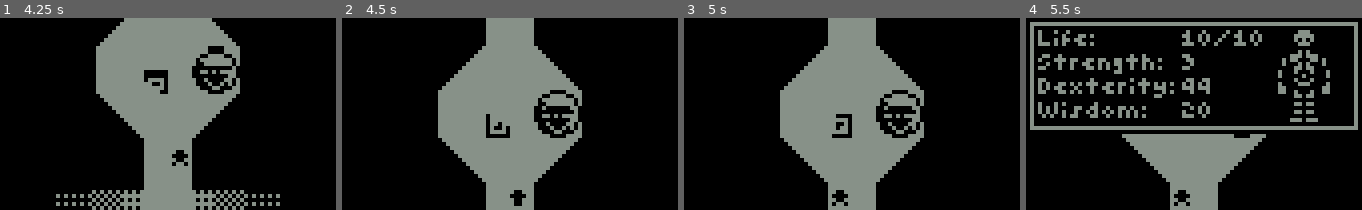
Above: before the commit, frames 1-4 (left to right).
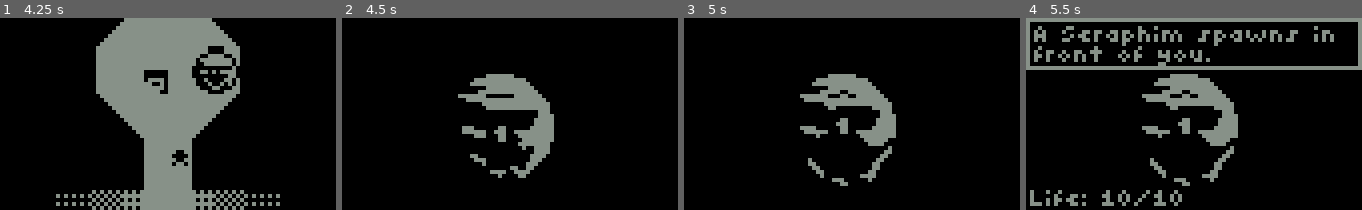
Above: after the commit, the same moments.

Repository: kiwijuice56/nokia-3310-rpg
Game: Godot game, scene res://main/main.tscn
Two runs of this game, one before a commit and one after it. Both use one fixed random seed, a clock stepped at 60 frames per second and the inputs below.
Inputs:
- Up to frame 1 (4.25 s): tap Enter (ui_accept) at 0.5, 0.77, 1.25, 1.52, 3.02, 3.77 s; hold Right (ui_right) 0.53-1.28 s; hold V (item) 0.53-1.28 s; tap C (stats) at 0.8, 1.35 s; hold X (back) 1.28-2.03 s; tap V (item) at 1.55, 2.85 s; hold Right (ui_right) 2.03-2.78 s; hold C (stats) 2.03-2.78 s; tap Z (accept) at 2.1, 2.75 s; hold Up (ui_up) 2.78-3.53 s; hold Left (ui_left) from 3.53 s (still down); hold C (stats) from 3.53 s (still down)
- Up to frame 2 (4.5 s): keep holding Left (ui_left); release C (stats) at 4.28 s; tap V (item) at 4.35 s
- Up to frame 3 (5 s): keep holding Left (ui_left); tap Enter (ui_accept) at 4.52 s
- Up to frame 4 (5.5 s): release Left (ui_left) at 5.03 s; hold X (back) from 5.03 s (still down); hold C (stats) from 5.03 s (still down)

Frame 1 is identical in both runs. In frame 2, 21% of the frame differs, in the area x 28-72%, y 0-100%; in frame 3, 21%; in frame 4, 31%, in the area x 0-100%, y 0-100%.

Commit message:
Added run and soma option

Diff:
--- a/main/audio/audio_manager.gd
+++ b/main/audio/audio_manager.gd
@@ -13,7 +13,6 @@
 	sounds["mundane_mystery"] = preload("res://main/audio/music/mundane_mystery.wav")
 	sounds["haunt"] = preload("res://main/audio/music/haunt.wav")
 	sounds["great_fight"] = preload("res://main/audio/music/great_fight.wav")
-	sounds["battle"] = preload("res://main/audio/music/battle.wav")
 	sounds["item"] = preload("res://main/audio/music/item.wav")
 	sounds["hit4"] = preload("res://main/audio/sfx/hit4.wav")
 	sounds["ring"] = preload("res://main/audio/sfx/ring.wav")
@@ -21,6 +20,7 @@
 	sounds["attack"] = preload("res://main/audio/sfx/attack.wav")
 	sounds["bomb"] = preload("res://main/audio/sfx/bomb.wav")
 	sounds["win"] = preload("res://main/audio/sfx/win.wav")
+	sounds["run"] = preload("res://main/audio/sfx/run.wav")
 
 	loaded = true
 
--- a/main/dungeon/player/player.gd
+++ b/main/dungeon/player/player.gd
@@ -15,8 +15,8 @@
 	"ui_down": Vector2(0, 1),
 }
 
-@export var encounter_chance: float = 0.03
-@export var encounter_grace: int = 28
+@export var encounter_chance: float = 0.83
+@export var encounter_grace: int = 0
 var steps: int = 0
 
 func check_stats() -> void:
--- a/main/fight/fight_manager.gd
+++ b/main/fight/fight_manager.gd
@@ -45,6 +45,9 @@
 	update_info()
 	Ref.player.can_move = false
 	var encounter: Enemy = encounters[Ref.dungeon.get_difficulty()].pick_random()
+	if encounter == null:
+		Ref.player.can_move = true
+		return
 	%FightMenu/VBoxContainer.visible = false
 	%FightMenu.visible = true
 	%EnemySprite.visible = true
@@ -64,6 +67,8 @@
 
 	timer = get_tree().create_timer(3.0)
 	await timer.timeout
+
+	var ran: bool = false
 
 	encounter = encounter.duplicate()
 	while encounter.life > 0 and Status.player_stats.life > 0:
@@ -85,12 +90,29 @@
 			await %EnemySprite/AnimationPlayer.animation_finished
 			timer = get_tree().create_timer(0.6)
 			await timer.timeout
-		if index == 1:
-			pass
-		if index == 2 and Status.player_stats.items["Soma"] > 0:
+		elif index == 1:
+			%InfoLabel.text = "You try to run away..."
+			AudioManager.play_sound("run", 2)
+			timer = get_tree().create_timer(1.2)
+			await timer.timeout
+
+			ran = randf() < (0.3 + Status.player_stats.dexterity / 16.0)
+			if not ran:
+				%InfoLabel.text = "... but you were too slow!"
+				AudioManager.play_sound("negative1", 2)
+				timer = get_tree().create_timer(1.5)
+				await timer.timeout
+			else:
+				break
+		elif index == 2 and Status.player_stats.items["Soma"] > 0:
 			Status.player_stats.items["Soma"] -= 1
-			pass
-		if index == 3 and Status.player_stats.items["Bomb"] > 0:
+			Status.player_stats.life = Status.player_stats.max_life
+			update_info()
+			%InfoLabel.text = "You fully recovered!"
+			AudioManager.play_sound("heal", 2)
+			timer = get_tree().create_timer(1.2)
+			await timer.timeout
+		elif index == 3 and Status.player_stats.items["Bomb"] > 0:
 			Status.player_stats.items["Bomb"] -= 1
 			encounter.life -= Status.player_stats.strength * 2
 			%InfoLabel.text = "You threw a bomb and deal %d damage!" % (Status.player_stats.strength * 2)
@@ -104,8 +126,12 @@
 			await %EnemySprite/AnimationPlayer.animation_finished
 			timer = get_tree().create_timer(0.6)
 			await timer.timeout
+		else:
 
-		if encounter.life <= 0:
+			AudioManager.play_sound("bump", 0)
+			continue
+
+		if encounter.life <= 0 or ran:
 			break
 
 		%InfoLabel.visible = true
@@ -124,17 +150,17 @@
 		%EnemySprite.visible = false
 
 	#AudioManager.stop_sound("battle")
-	%InfoLabel.text = "The creature stopped breathing!"
+	%InfoLabel.text = "... and you succeed!" if ran else "The creature stopped breathing!"
 	AudioManager.play_sound("win", 4)
 
 	timer = get_tree().create_timer(1.5)
 	await timer.timeout
 
-	%InfoLabel.text = "In its corpse, you find %d %s" % [encounter.drop_count, encounter.drop]
-	timer = get_tree().create_timer(1.5)
-	await timer.timeout
-
-	Status.player_stats.items[encounter.drop] += encounter.drop_count
+	if not ran:
+		%InfoLabel.text = "In its corpse, you find %d %s" % [encounter.drop_count, encounter.drop]
+		timer = get_tree().create_timer(1.5)
+		await timer.timeout
+		Status.player_stats.items[encounter.drop] += encounter.drop_count
 
 	%FightMenu.visible = false
 	Ref.player.can_move = true
--- a/main/main.tscn
+++ b/main/main.tscn
@@ -111,7 +111,7 @@
 "times": PackedFloat32Array(0, 0.6),
 "transitions": PackedFloat32Array(1, 1),
 "update": 1,
-"values": [1, 0]
+"values": [2, 0]
 }
 
 [sub_resource type="Animation" id="Animation_i4esw"]
@@ -139,7 +139,7 @@
 "times": PackedFloat32Array(0, 0.6),
 "transitions": PackedFloat32Array(1, 1),
 "update": 1,
-"values": [1, 0]
+"values": [2, 0]
 }
 
 [sub_resource type="Animation" id="Animation_l6dgw"]
--- a/main/stats/status.gd
+++ b/main/stats/status.gd
@@ -9,7 +9,7 @@
 		player_stats.max_life = 10
 		player_stats.life = 10
 		player_stats.strength = 3
-		player_stats.dexterity = 99
+		player_stats.dexterity = 3
 		player_stats.wisdom = 20
 		player_stats.items = {"Gold": 10, "Soma": 2, "Bomb": 2, "Corpse": 0}
 
Not shown, removed: main/audio/music/battle.wav.import
Not shown, added: main/audio/sfx/run.wav.import
Binary file added: main/thumbnail.png
Not shown, added: main/thumbnail.png.import
Not shown, changed: main/audio/music/battle.wav
Not shown, added: main/audio/sfx/run.wav
